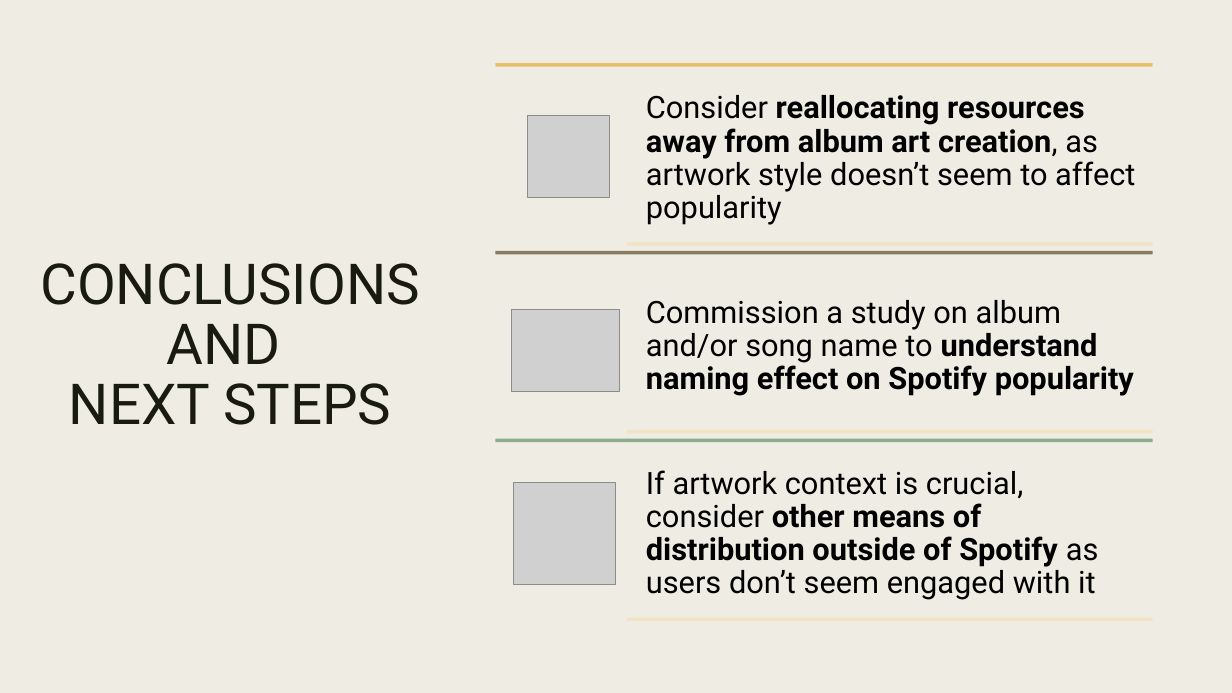
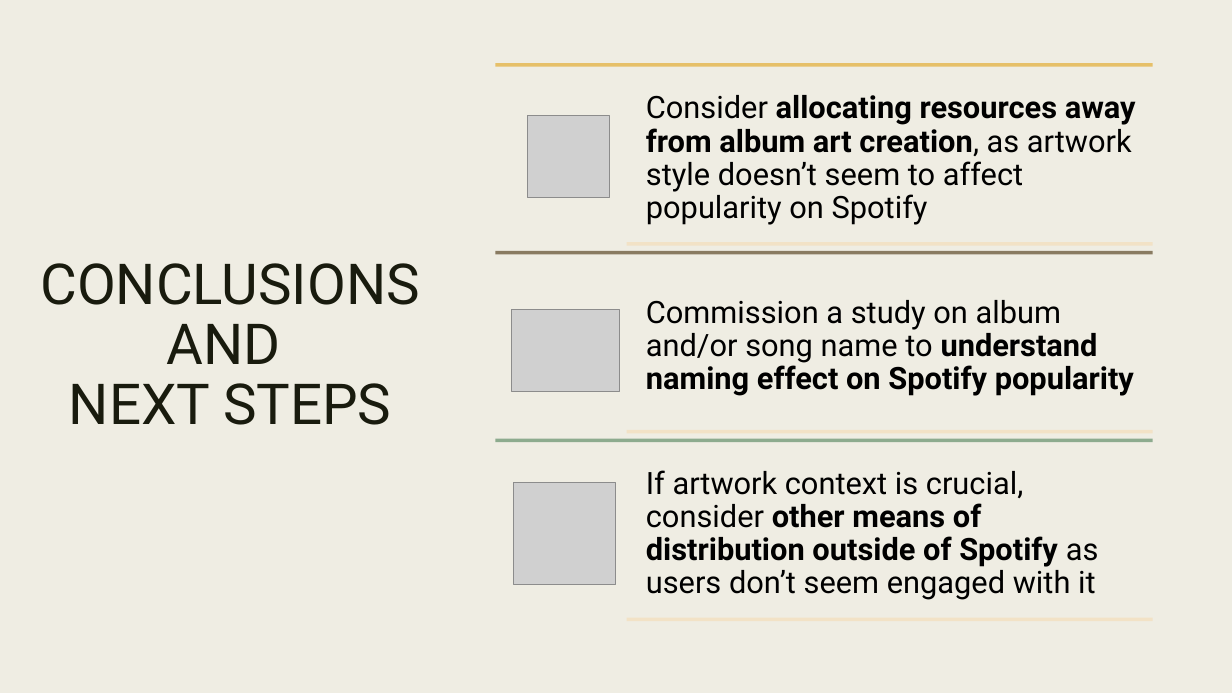
Before and after one commit to sabinabains/dsc-capstone, a slide deck: slide 8 of predicting_song_popularity_by_album_artwork.pptx. Drawn at 1232x693 pixels with LibreOffice and Linux fonts; fonts in the diff are those of the drawing; grey boxes stand for pictures. Boxes give left, top, right and bottom in pixels: in the first picture for what was removed or moved away, otherwise in the second. Text is boxed around its words. In the diff, an @@ line names an element or a change of style, - is before the commit and + after.

```diff
--- a/predicting_song_popularity_by_album_artwork.pptx
+++ b/predicting_song_popularity_by_album_artwork.pptx
@@ text at [646, 95, 1136, 225]: text changed @@
-Consider reallocating resources away from album art creation, as artwork style doesn’t seem to affect popularity
+Consider allocating resources away from album art creation, as artwork style doesn’t seem to affect popularity on Spotify
```
Also in this commit, not shown: 6 other slides changed.
